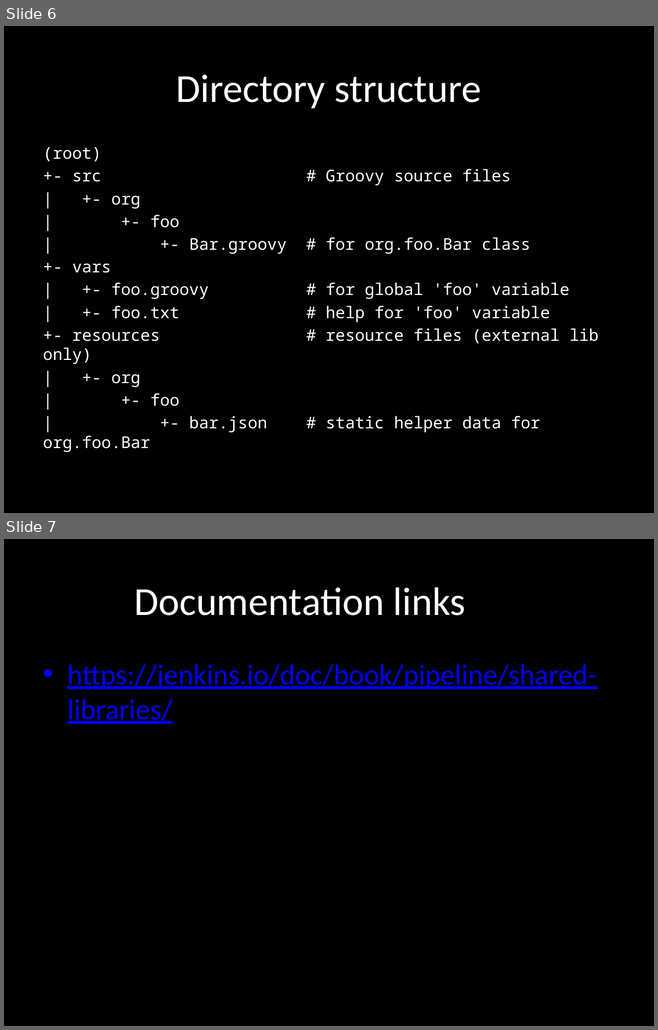
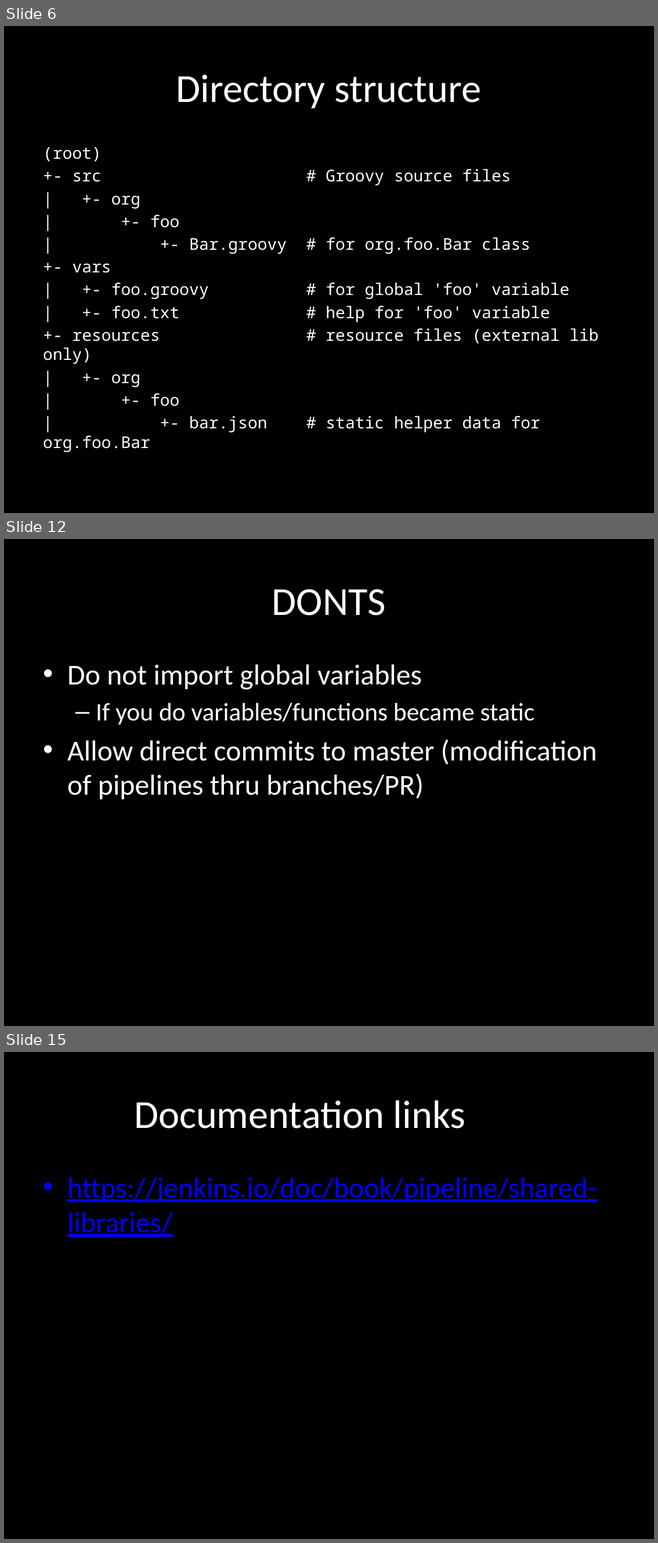
Before and after one commit to AnimalLogic/jenkins_pipeline, a slide deck: SharedPipelinePresentation.pptx. Shown one above the other, each under a label of ours: slides 6 and 7 before the commit, slides 6, 12 and 15 after it; the slides between them are not shown. The pictures are 658x1030 and 658x1543 pixels, drawn with LibreOffice and Linux fonts; fonts in the diff are those of the drawing. Boxes give left, top, right and bottom in pixels: in the first picture for what was removed or moved away, otherwise in the second. Text is boxed around its words. In the diff, an @@ line names an element or a change of style, - is before the commit and + after.

```diff
--- a/SharedPipelinePresentation.pptx
+++ b/SharedPipelinePresentation.pptx
@@ slide 12 added at bbox=[4, 539, 654, 1026], background #000000 @@
@@ title added at bbox=[272, 589, 386, 616], 44 pt, text #FFFFFF @@
+DONTS
@@ text added at bbox=[67, 664, 597, 799], 32 pt, text #FFFFFF @@
+• Do not import global variables
+  – If you do variables/functions became static
+• Allow direct commits to master (modification of pipelines thru branches/PR)
@@ what was slide 7 is now slide 15 @@
```
Also in this commit, not shown: 2 slides changed, 7 other slides added.
